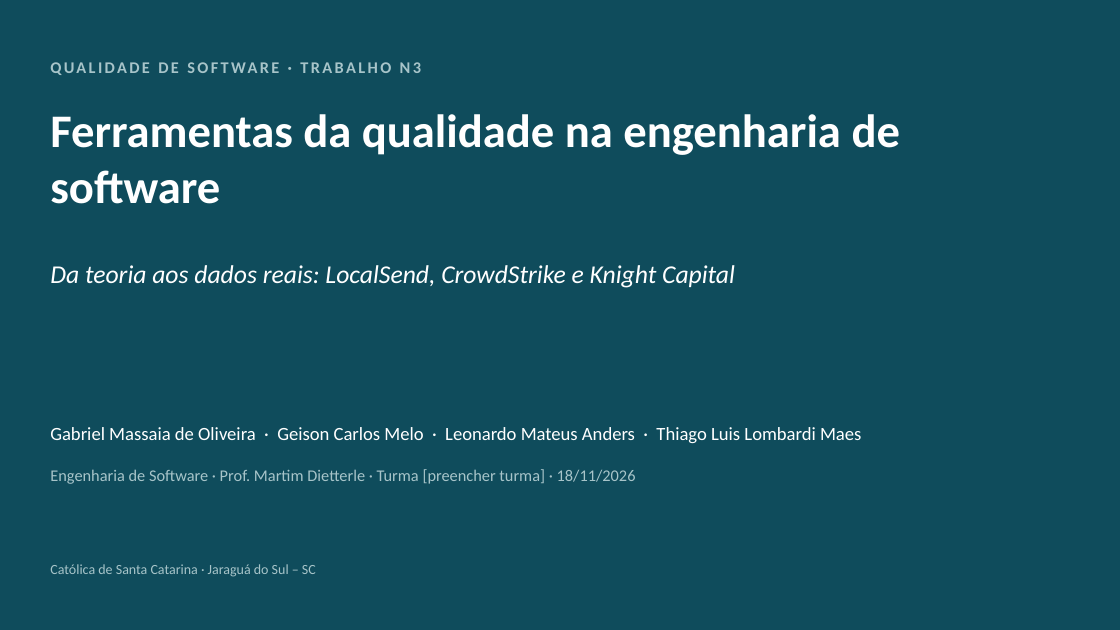
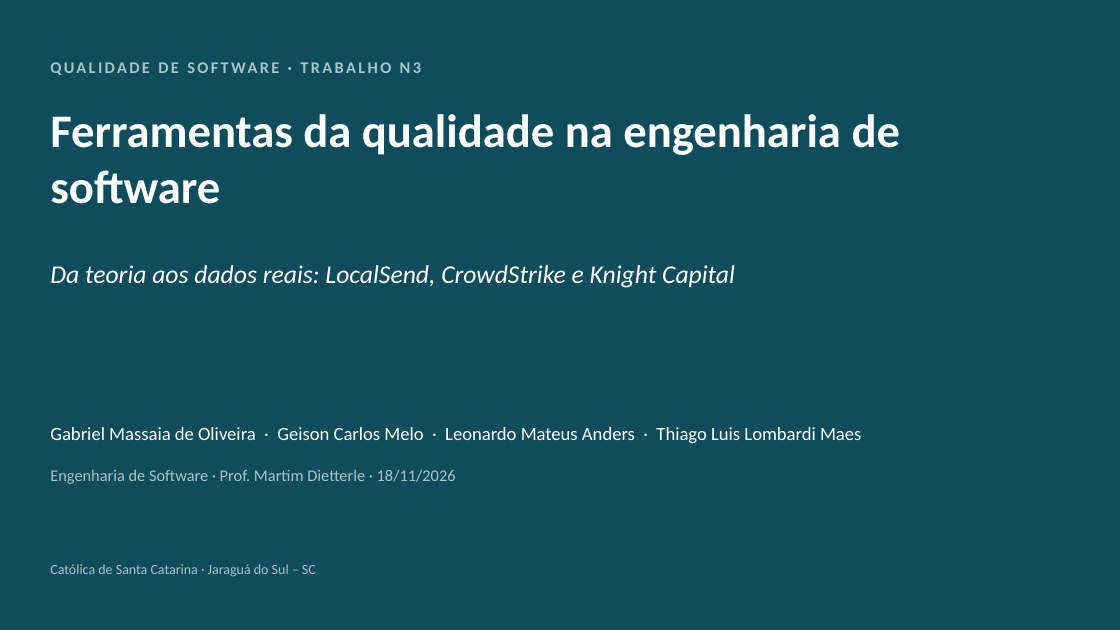
Before and after one commit to geison-melo/software-engineering, a slide deck: slide 1 of 5-semestre/qualidade-de-software/Trabalho N3/Apresentacao - Ferramentas da Qualidade.pptx. Drawn at 1120x630 pixels with LibreOffice and Linux fonts; fonts in the diff are those of the drawing. Boxes give left, top, right and bottom in pixels: in the first picture for what was removed or moved away, otherwise in the second. Text is boxed around its words. In the diff, an @@ line names an element or a change of style, - is before the commit and + after.

Commit message:
docs: remove o campo de turma da capa e dos slides

```diff
--- a/5-semestre/qualidade-de-software/Trabalho N3/Apresentacao - Ferramentas da Qualidade.pptx
+++ b/5-semestre/qualidade-de-software/Trabalho N3/Apresentacao - Ferramentas da Qualidade.pptx
@@ text at <box>50,469,456,484</box>: text changed @@
-Engenharia de Software · Prof. Martim Dietterle · Turma [preencher turma] · 18/11/2026
+Engenharia de Software · Prof. Martim Dietterle · 18/11/2026
```
Also in this commit, not shown: 4 other files.
